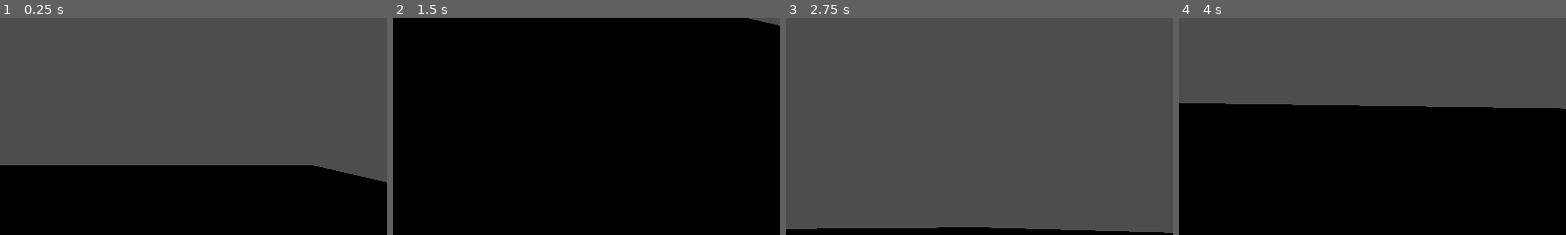
Above: before the commit, frames 1-4 (left to right).
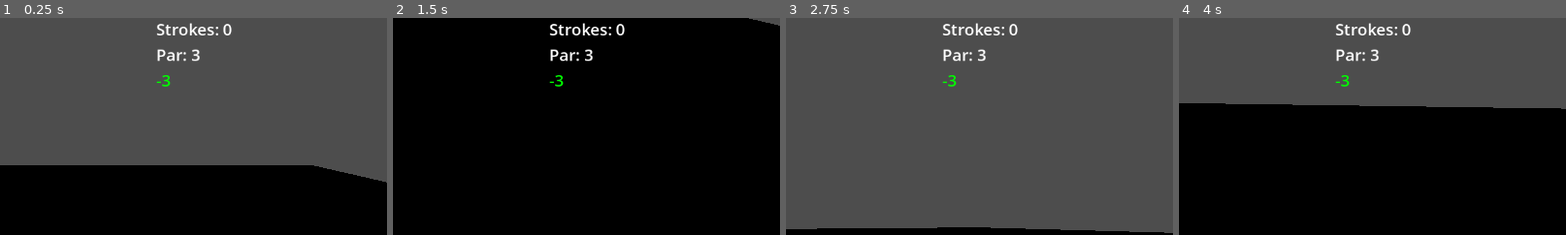
Above: after the commit, the same moments.

Repository: alexanderbenfox/golf-roguelike-godot
Game: Godot game, scene res://node_3d.tscn
Same seed, same stepped clock (60 frames per second), same inputs: the game is played once before the commit and once after it.
Inputs (mouse positions are % of the whole screen's width and height, from its top left):
- Up to frame 1 (0.25 s): no input
- Up to frame 2 (1.5 s): tap Enter (ui_accept) at 0.5, 0.6, 0.77, 1.07, 1.35 s; move the mouse to (72, 45) at 0.52 s; move the mouse to (30, 55) at 1.27 s
- Up to frame 3 (2.75 s): tap Enter (ui_accept) at 1.52, 1.82, 2.1 s; move the mouse to (60, 28) at 2.02 s
- Up to frame 4 (4 s): tap Enter (ui_accept) at 2.75, 2.85, 3.02, 3.32, 3.6, 3.77 s; move the mouse to (45, 70) at 2.77 s; move the mouse to (80, 65) at 3.52 s
The pictures show only the part of the screen within x 41-91%, y 0-50%; the shares and areas given below are measured in that part.

The runs differ from the first frame. In frame 1, 0.8% of the frame differs, in the area x 40-60%, y 2-32%; in frame 2, 0.9%; in frame 3, 0.8%; in frame 4, 0.8%.

Commit message:
Added score tracking UI

Diff:
--- a/golf_ball.gd
+++ b/golf_ball.gd
@@ -6,7 +6,6 @@
 var aim_power = 0.0
 
 var stop_velocity_threshold = 0.3
-var stop_angular_threshold = 0.5
 
 # Simulated physics state
 var is_simulating = false
@@ -25,12 +24,16 @@
 
 @onready var trajectoryDrawer: TrajectoryDrawer
 
+var scoring_manager: ScoringManager
+
 func _ready():
 	contact_monitor = true
 	max_contacts_reported = 4
 
 	trajectoryDrawer = TrajectoryDrawer.new()
 	add_child(trajectoryDrawer)
+
+	scoring_manager = get_node("/root/Main/ScoringManager")
 
 	#initialize physics parameters (used by trajectory line and simulating)
 	setup_physics_params()
@@ -135,9 +138,11 @@
 
 		sim_state = PhysicsSimulator.SimulationState.new(global_position, initial_velocity)
 		is_simulating = true
+		freeze = true # Freeze RigidBody physics
 
-		# Freeze RigidBody physics
-		freeze = true
+		# add stroke to counter
+		if scoring_manager:
+			scoring_manager.add_stroke()
 
 	is_aiming = false
 	aim_power = 0.0
--- a/node_3d.tscn
+++ b/node_3d.tscn
@@ -1,8 +1,11 @@
-[gd_scene load_steps=8 format=3 uid="uid://cdghvynsj8vwm"]
+[gd_scene load_steps=11 format=3 uid="uid://cdghvynsj8vwm"]
 
+[ext_resource type="Script" uid="uid://dhymcyyachjoi" path="res://scripts/main.gd" id="1_i5arm"]
 [ext_resource type="PackedScene" uid="uid://u2aftfk4jscx" path="res://power_meter.tscn" id="1_noarx"]
 [ext_resource type="PackedScene" uid="uid://ctonnkhe8q38j" path="res://golf_ball.tscn" id="2_a0tk4"]
 [ext_resource type="Script" uid="uid://qjo20cg20csh" path="res://camera_3d.gd" id="3_a0tk4"]
+[ext_resource type="PackedScene" uid="uid://vbfwa6j6ip78" path="res://scenes/ui/score_ui.tscn" id="3_i5arm"]
+[ext_resource type="Script" uid="uid://bvnb01yj2vj80" path="res://scripts/managers/scoring_manager.gd" id="4_r3fl7"]
 
 [sub_resource type="PhysicsMaterial" id="PhysicsMaterial_a0tk4"]
 friction = 2.0
@@ -19,9 +22,13 @@
 material = SubResource("StandardMaterial3D_jka67")
 size = Vector3(100, 1, 100)
 
-[node name="Node3D" type="Node3D"]
+[node name="Main" type="Node3D"]
+script = ExtResource("1_i5arm")
 
-[node name="PowerMeter" parent="." instance=ExtResource("1_noarx")]
+[node name="UICanvas" parent="." instance=ExtResource("1_noarx")]
+
+[node name="ScoreUI" parent="UICanvas" instance=ExtResource("3_i5arm")]
+layout_mode = 0
 
 [node name="GolfBall" parent="." instance=ExtResource("2_a0tk4")]
 transform = Transform3D(1, 0, 0, 0, 1, 0, 0, 0, 1, 0, 1.3279471, 0)
@@ -31,7 +38,7 @@
 linear_damp = 1.5
 angular_damp_mode = 1
 angular_damp = 2.5
-powerMeterUI = NodePath("../../PowerMeter/ProgressBar")
+powerMeterUI = NodePath("../../UICanvas/ProgressBar")
 floorNode = NodePath("../../Floor/StaticBody3D")
 
 [node name="Camera3D" type="Camera3D" parent="." node_paths=PackedStringArray("followTarget")]
@@ -52,5 +59,10 @@
 [node name="MeshInstance3D" type="MeshInstance3D" parent="Floor"]
 mesh = SubResource("BoxMesh_i5arm")
 
-[editable path="PowerMeter"]
+[node name="ScoringManager" type="Node" parent="."]
+script = ExtResource("4_r3fl7")
+metadata/_custom_type_script = "uid://bvnb01yj2vj80"
+
+[editable path="UICanvas"]
+[editable path="UICanvas/ScoreUI"]
 [editable path="GolfBall"]
--- /dev/null
+++ b/scenes/ui/score_ui.gd
@@ -0,0 +1 @@
+extends Control
--- /dev/null
+++ b/scenes/ui/score_ui.tscn
@@ -0,0 +1,40 @@
+[gd_scene load_steps=2 format=3 uid="uid://vbfwa6j6ip78"]
+
+[ext_resource type="Script" uid="uid://d4j8xyykolwab" path="res://scripts/ui/score_ui.gd" id="1_ei5xf"]
+
+[node name="ScoreUI" type="Control" node_paths=PackedStringArray("stroke_label", "par_label", "score_label")]
+layout_mode = 3
+anchors_preset = 0
+offset_right = 1149.0
+offset_bottom = 623.0
+script = ExtResource("1_ei5xf")
+stroke_label = NodePath("VBoxContainer/StrokeLabel")
+par_label = NodePath("VBoxContainer/ParLabel")
+score_label = NodePath("VBoxContainer/ScoreLabel")
+
+[node name="VBoxContainer" type="VBoxContainer" parent="."]
+layout_mode = 1
+anchors_preset = 1
+anchor_left = 1.0
+anchor_right = 1.0
+offset_left = -441.0
+offset_bottom = 234.0
+grow_horizontal = 0
+
+[node name="StrokeLabel" type="Label" parent="VBoxContainer"]
+layout_mode = 2
+theme_override_colors/font_color = Color(1, 1, 1, 1)
+theme_override_font_sizes/font_size = 24
+text = "Test"
+
+[node name="ParLabel" type="Label" parent="VBoxContainer"]
+layout_mode = 2
+theme_override_colors/font_color = Color(1, 1, 1, 1)
+theme_override_font_sizes/font_size = 24
+text = "Test"
+
+[node name="ScoreLabel" type="Label" parent="VBoxContainer"]
+layout_mode = 2
+theme_override_colors/font_color = Color(1, 1, 1, 1)
+theme_override_font_sizes/font_size = 24
+text = "test"
--- /dev/null
+++ b/scripts/main.gd
@@ -0,0 +1,10 @@
+extends Node3D
+
+@onready var scoring_manager = $ScoringManager
+@onready var score_ui = $UICanvas/ScoreUI
+
+func _ready():
+	# connect ui to scoring manager
+	score_ui.setup(scoring_manager)
+
+	scoring_manager.start_hole(3)
--- /dev/null
+++ b/scripts/managers/scoring_manager.gd
@@ -0,0 +1,56 @@
+class_name ScoringManager
+extends Node
+
+# events
+signal stroke_taken(stroke_count: int)
+signal hole_completed(strokes: int, par: int, score_name: String)
+
+var current_strokes: int = 0
+var current_par: int = 3
+var total_score: int = 0 # total strokes across all holes
+var holes_completed: int = 0
+
+func start_hole(par: int):
+	current_par = par
+	current_strokes = 0
+	stroke_taken.emit(current_strokes)
+
+func add_stroke():
+	current_strokes += 1
+	stroke_taken.emit(current_strokes)
+
+func complete_hole():
+	total_score += current_strokes
+	holes_completed += 1
+
+	var score_name = get_score_name(current_strokes, current_par)
+	hole_completed.emit(current_strokes, current_par, score_name)
+
+func get_score_name(strokes: int, par: int) -> String:
+	var diff = strokes - par
+	match diff:
+		-4: return "Condor"
+		-3: return "Albatross"
+		-2: return "Eagle"
+		-1: return "Birdie"
+		0: return "Par"
+		1: return "Bogey"
+		2: return "Double Bogey"
+		3: return "Triple Bogey"
+		_:
+			if diff > 3:
+				return "+" + str(diff)
+			else:
+				return str(diff)
+
+func get_score_relative_to_par() -> int:
+	return current_strokes - current_par
+
+func get_total_relative_to_par(total_par: int) -> int:
+	return total_score - total_par
+
+func reset_round():
+	current_strokes = 0
+	current_par = 3
+	total_score = 0
+	holes_completed = 0
--- /dev/null
+++ b/scripts/ui/score_ui.gd
@@ -0,0 +1,39 @@
+class_name ScoreUI
+extends Control
+
+@export var stroke_label: Label
+@export var par_label: Label
+@export var score_label: Label
+
+var scoring_manager: ScoringManager
+
+func _ready():
+	pass
+
+func setup(manager: ScoringManager):
+	scoring_manager = manager
+	scoring_manager.stroke_taken.connect(_on_stroke_taken)
+
+func _on_stroke_taken(strokes: int):
+	update_display()
+
+func update_display():
+	if not scoring_manager:
+		return
+
+	# show strokes
+	stroke_label.text = "Strokes: " + str(scoring_manager.current_strokes)
+
+	# show par
+	par_label.text = "Par: " + str(scoring_manager.current_par)
+
+	# show score relative to par
+	var relative = scoring_manager.get_score_relative_to_par()
+	if relative == 0:
+		score_label.text = "E" # even par
+	elif relative > 0:
+		score_label.text = "+" + str(relative)
+		score_label.modulate = Color.RED
+	else:
+		score_label.text = str(relative)
+		score_label.modulate = Color.GREEN
Not shown, added: scenes/ui/score_ui.gd.uid
Not shown, added: scripts/main.gd.uid
Not shown, added: scripts/managers/scoring_manager.gd.uid
Not shown, added: scripts/ui/score_ui.gd.uid
